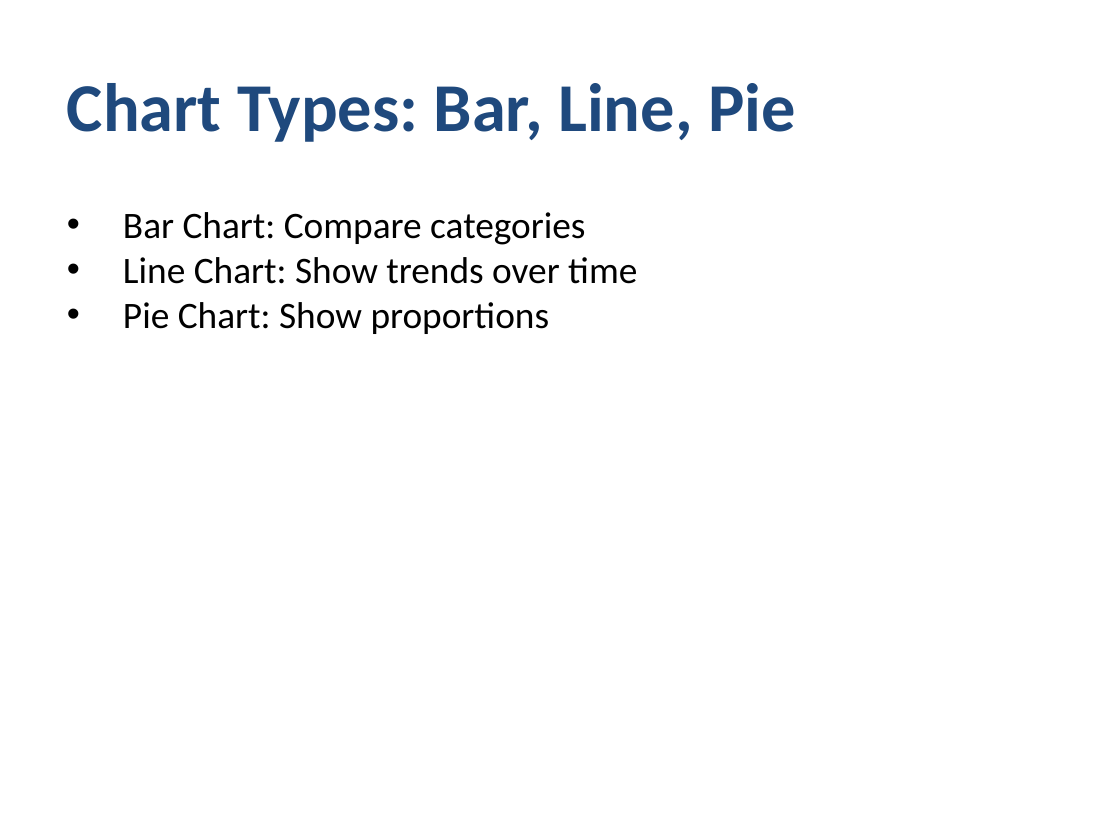
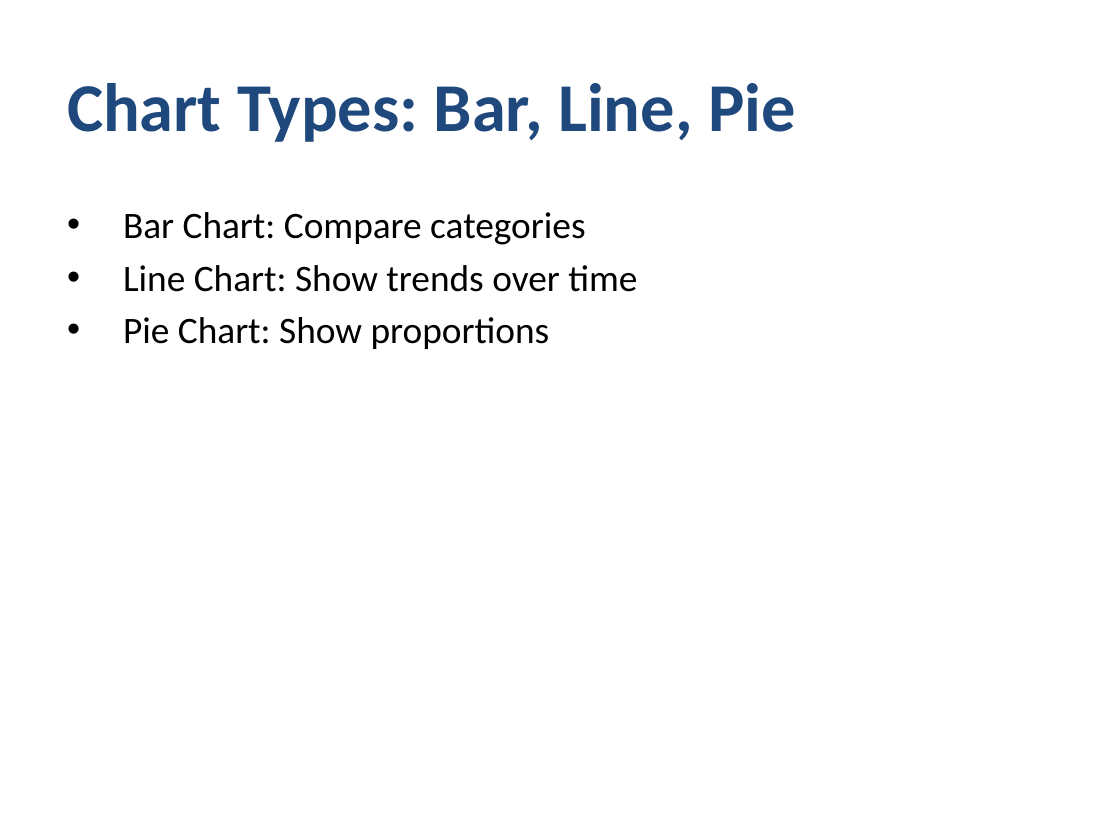
Before and after one commit to senamakel/ppt-rs, a slide deck: slide 8 of comprehensive_demo.pptx. Drawn at 1120x840 pixels with LibreOffice and Linux fonts; fonts in the diff are those of the drawing. Boxes give left, top, right and bottom in pixels: in the first picture for what was removed or moved away, otherwise in the second. Text is boxed around its words. In the diff, an @@ line names an element or a change of style, - is before the commit and + after.

```diff
--- a/comprehensive_demo.pptx
+++ b/comprehensive_demo.pptx
@@ text "Bar Chart: Compare categories" at (x1=123, y1=212, x2=637, y2=349): more space between paragraphs @@
```
Also in this commit, not shown: 13 other slides changed.
